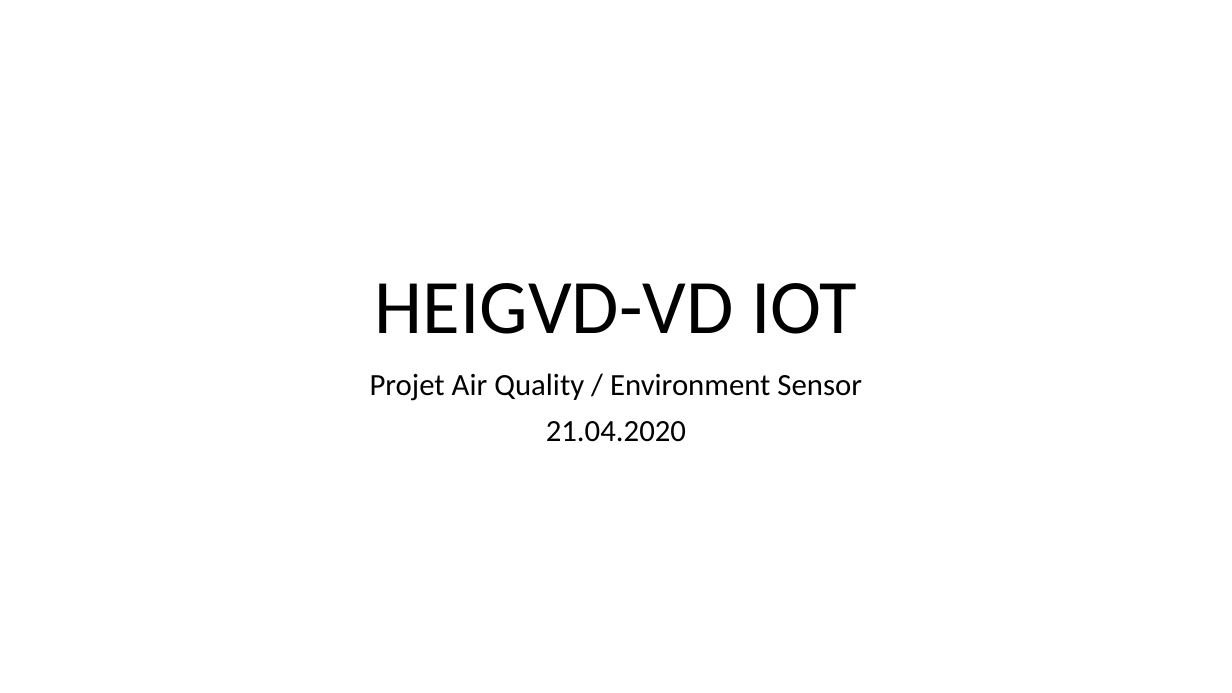
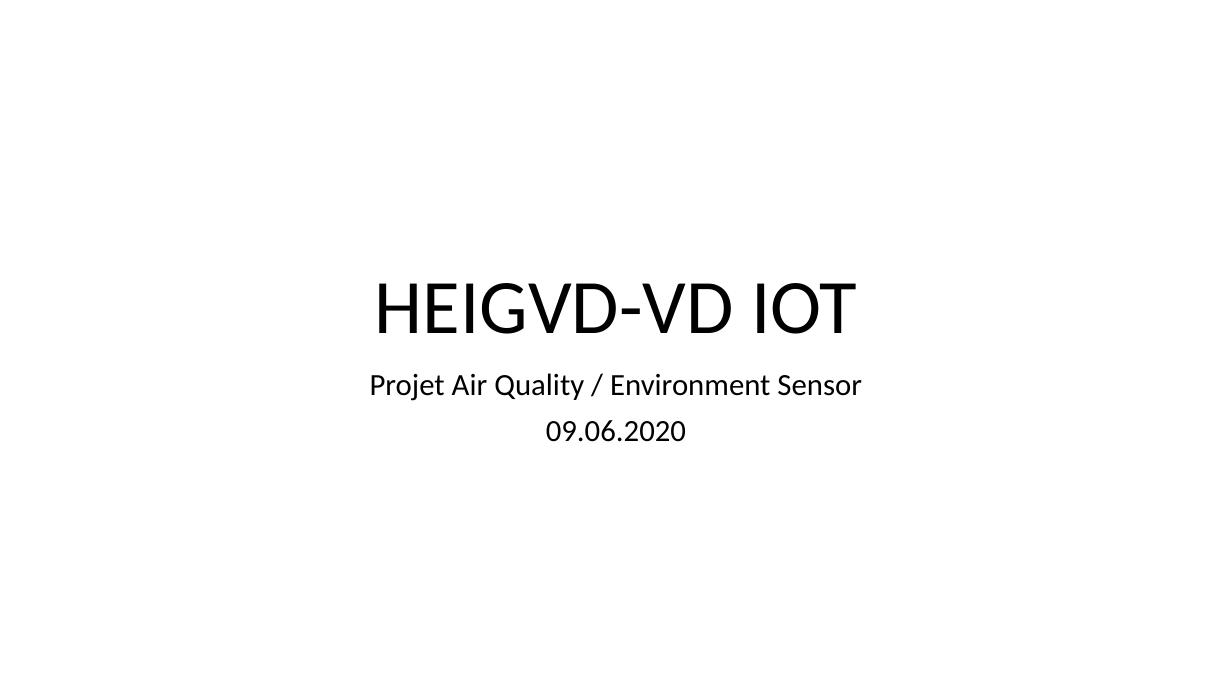
Before and after one commit to adrienbarth/Teaching-HEIGVD-IOT-2020-Project-Air-Quality, a slide deck: slide 1 of HEIGVD-VD IOT.pptx. Drawn at 1232x693 pixels with LibreOffice and Linux fonts; fonts in the diff are those of the drawing. Boxes give left, top, right and bottom in pixels: in the first picture for what was removed or moved away, otherwise in the second. Text is boxed around its words. In the diff, an @@ line names an element or a change of style, - is before the commit and + after.

```diff
--- a/HEIGVD-VD IOT.pptx
+++ b/HEIGVD-VD IOT.pptx
@@ subtitle at <box>546,420,686,442</box>: text changed @@
-21.04.2020
+09.06.2020
```
Also in this commit, not shown: 4 other slides changed, 1 slide added, 1 slide removed, 1 other file.
